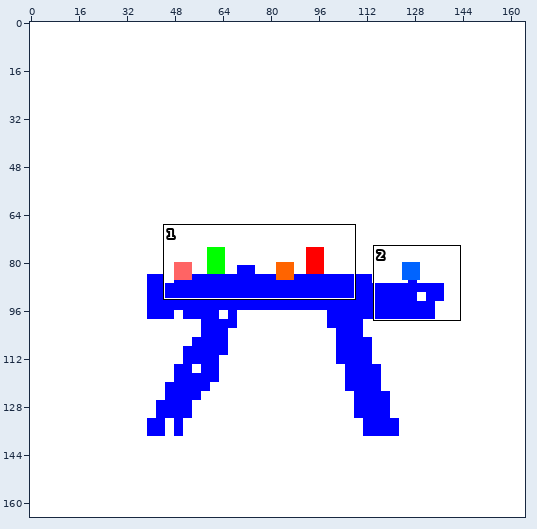
Edited in one commit: sprite sheet (source/prototypes/testArray/newImg.png). The picture above shows the old version from afar; the outline marks the close-up.
Close-up. Before the commit:
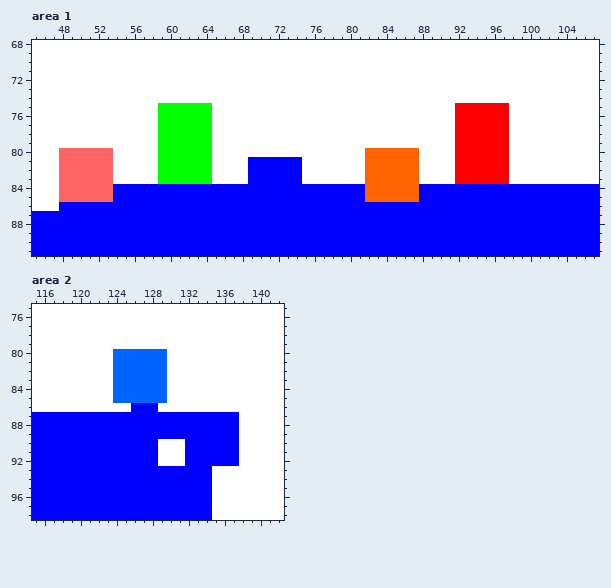
The file is 165x165 pixels. Shown: area 1: x 45..107, y 68..91; area 2: x 115..142, y 75..98.
New version:
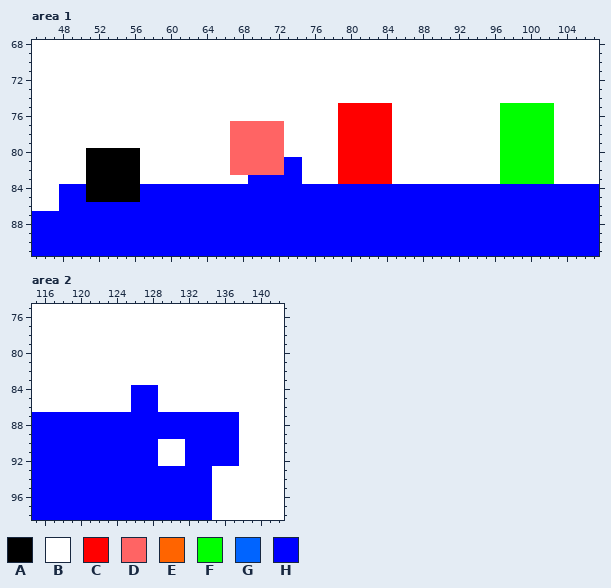
Palette (. is transparent): A #000000  B #ffffff  C #ff0000  D #ff6464  E #ff6400  F #00ff00  G #0064ff  H #0000ff
What changed:
Area 1:
The edit turns colour B into colour A in rows 80 to 83 at x 54 to 56.
The edit turns colour D into colour A in rows 80 to 85 at x 51 to 53.
The edit turns colour H into colour A in rows 84 to 85 at x 54 to 56.
The edit turns colour C into colour B in rows 75 to 83 at x 92 to 96.
The edit turns colour D into colour B in rows 80 to 83 at x 48 to 50.
The edit turns colour E into colour B in rows 80 to 83 at x 85 to 87.
The edit turns colour F into colour B in rows 75 to 83 at x 59 to 64.
The edit turns colour B into colour C in rows 75 to 79 at x 79 to 84; in rows 80 to 83 at x 79 to 81.
The edit turns colour E into colour C in rows 80 to 83 at x 82 to 84.
The edit turns colour B into colour D in rows 77 to 80 at x 67 to 72; in rows 81 to 82 at x 67 to 68.
The edit turns colour H into colour D in rows 81 to 82 at x 69 to 72.
The edit turns colour B into colour F in rows 75 to 83 at x 98 to 102.
The edit turns colour C into colour F in rows 75 to 83 at x 97.
The edit turns colour D into colour H in rows 84 to 85 at x 48 to 50.
The edit turns colour E into colour H in rows 84 to 85 at x 82 to 87.
Area 2:
The edit turns colour G into colour B in rows 80 to 83 at x 124 to 129; in rows 84 to 85 at x 124 to 125 and 129.
The edit turns colour G into colour H in rows 84 to 85 at x 126 to 128.
